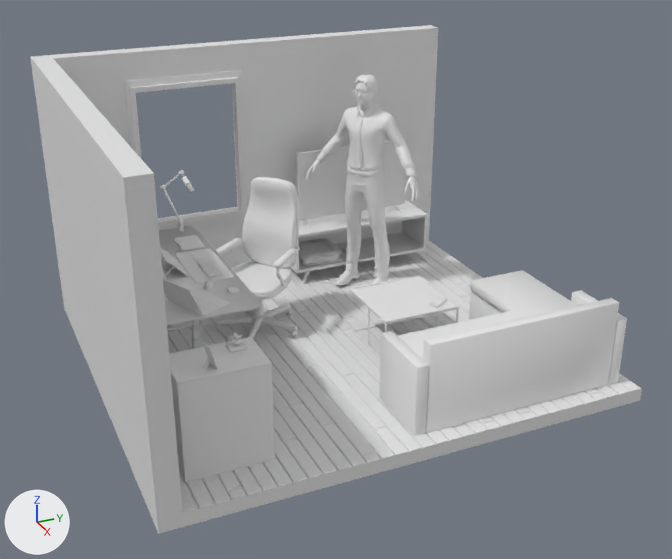
One commit to the glTF model public/assets/Room.glb: the scene before it, then after it.
Rendered twice from a 50 mm lens placed at (6.1, -2.17, 2.7), pointed at (0.33, 0.43, -0.18). The axes (+X, +Y, +Z) are drawn at lower left. The lights are the same throughout. The older version comes first. Materials are left out; every surface is plain grey. Where no turn or scale is listed for an object, it has been applied to the vertices.

Objects in the first picture: 'Office_chair', 'Room', 'Wolf3D_Body', 'Wolf3D_Glasses', 'Wolf3D_Hair', 'Wolf3D_Head', 'Wolf3D_Outfit_Bottom', 'Wolf3D_Outfit_Footwear', 'Wolf3D_Outfit_Top' and 5 more.
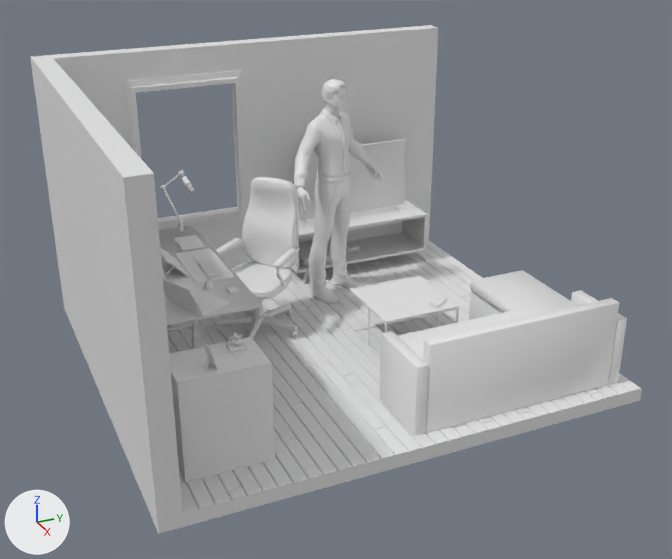
What the commit changed:
Object 'EyeLeft' (ob_eyeleft) moves from (-0.649, 1.145, -0.756) to (-0.653, 0.835, -0.77).
Object 'EyeLeft' (ob_eyeleft) turns from (0, 0, 35) to (0, 0, 117) degrees about x, y and z.
Object 'EyeRight' (ob_eyeright) moves from (-0.649, 1.145, -0.756) to (-0.653, 0.835, -0.77).
Object 'EyeRight' (ob_eyeright) turns from (0, 0, 35) to (0, 0, 117) degrees about x, y and z.
Object 'Wolf3D_Head' (ob_wolf3d_head) moves from (-0.649, 1.145, -0.756) to (-0.653, 0.835, -0.77).
Object 'Wolf3D_Head' (ob_wolf3d_head) turns from (0, 0, 35) to (0, 0, 117) degrees about x, y and z.
Object 'Wolf3D_Body' (ob_wolf3d_body) moves from (-0.649, 1.145, -0.756) to (-0.653, 0.835, -0.77).
Object 'Wolf3D_Body' (ob_wolf3d_body) turns from (0, 0, 35) to (0, 0, 117) degrees about x, y and z.
Object 'Wolf3D_Outfit_Bottom' (ob_wolf3d_outfit_bottom) moves from (-0.649, 1.145, -0.756) to (-0.653, 0.835, -0.77).
Object 'Wolf3D_Outfit_Bottom' (ob_wolf3d_outfit_bottom) turns from (0, 0, 35) to (0, 0, 117) degrees about x, y and z.
Object 'Wolf3D_Outfit_Footwear' (ob_wolf3d_outfit_footwear) moves from (-0.649, 1.145, -0.756) to (-0.653, 0.835, -0.77).
Object 'Wolf3D_Outfit_Footwear' (ob_wolf3d_outfit_footwear) turns from (0, 0, 35) to (0, 0, 117) degrees about x, y and z.
Object 'Wolf3D_Outfit_Top' (ob_wolf3d_outfit_top) moves from (-0.649, 1.145, -0.756) to (-0.653, 0.835, -0.77).
Object 'Wolf3D_Outfit_Top' (ob_wolf3d_outfit_top) turns from (0, 0, 35) to (0, 0, 117) degrees about x, y and z.
Object 'Wolf3D_Hair' (ob_wolf3d_hair) moves from (-0.649, 1.145, -0.756) to (-0.653, 0.835, -0.77).
Object 'Wolf3D_Hair' (ob_wolf3d_hair) turns from (0, 0, 35) to (0, 0, 117) degrees about x, y and z.
Object 'Wolf3D_Glasses' (ob_wolf3d_glasses) moves from (-0.649, 1.145, -0.756) to (-0.653, 0.835, -0.77).
Object 'Wolf3D_Glasses' (ob_wolf3d_glasses) turns from (0, 0, 35) to (0, 0, 117) degrees about x, y and z.

Boxes [x1, y1, x2, y2] around the edits, measured in the pictures (672 x 559 px):
'Wolf3D_Outfit_Bottom', moved, turned
    before: [345, 165, 390, 278]
    after: [309, 171, 351, 288]
'Wolf3D_Outfit_Top', moved, turned
    before: [317, 102, 417, 178]
    after: [293, 107, 370, 188]
'Wolf3D_Head', moved, turned
    before: [355, 82, 377, 112]
    after: [325, 87, 346, 117]
'Wolf3D_Outfit_Footwear', moved, turned
    before: [335, 267, 388, 285]
    after: [311, 274, 362, 303]
'Wolf3D_Body', moved, turned
    before: [305, 159, 419, 202]
    after: [296, 161, 383, 214]
'Wolf3D_Hair', moved, turned
    before: [355, 74, 378, 93]
    after: [321, 79, 346, 104]
'Wolf3D_Glasses', moved, turned
    before: [352, 89, 375, 97]
    after: [325, 94, 349, 102]
